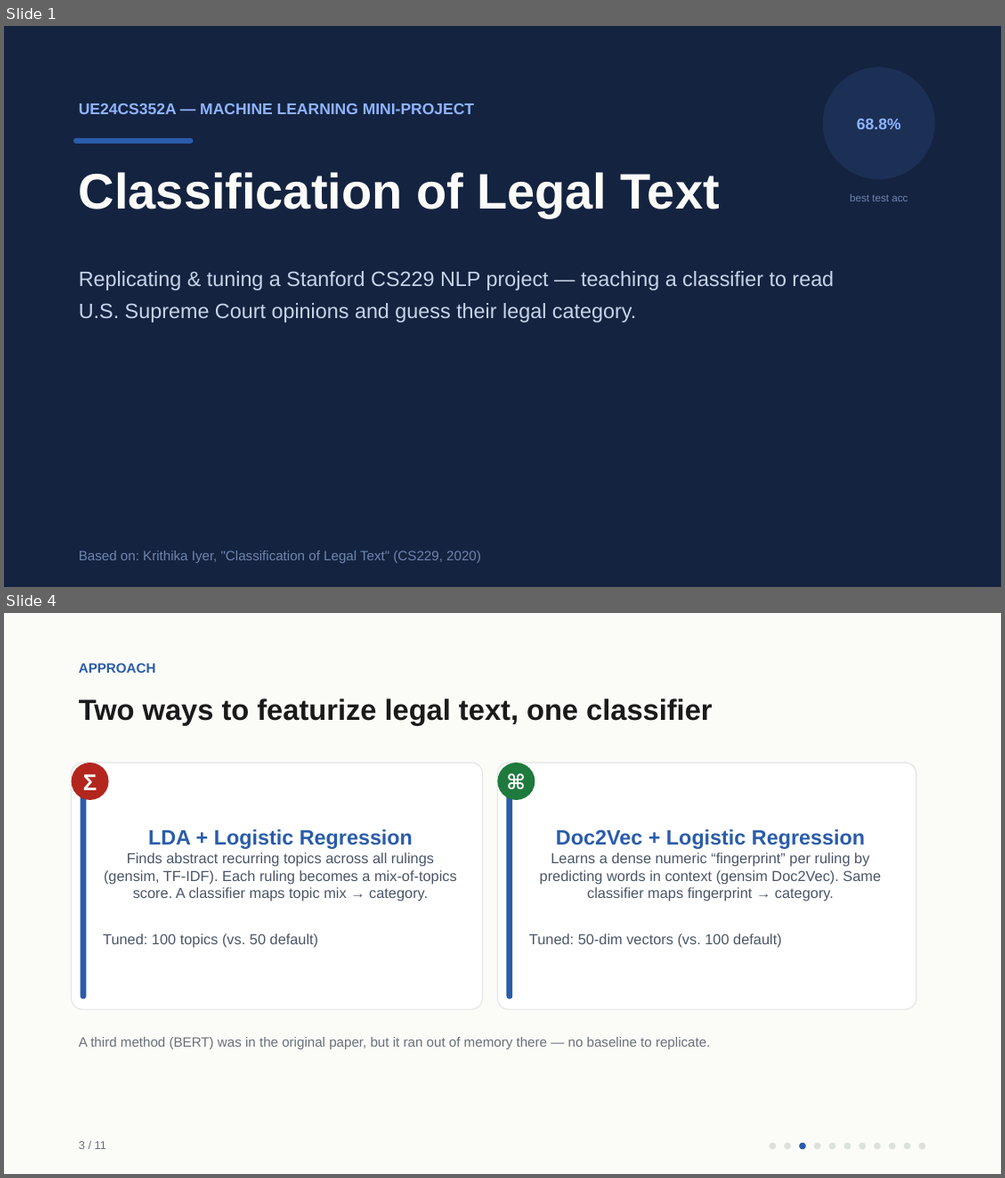
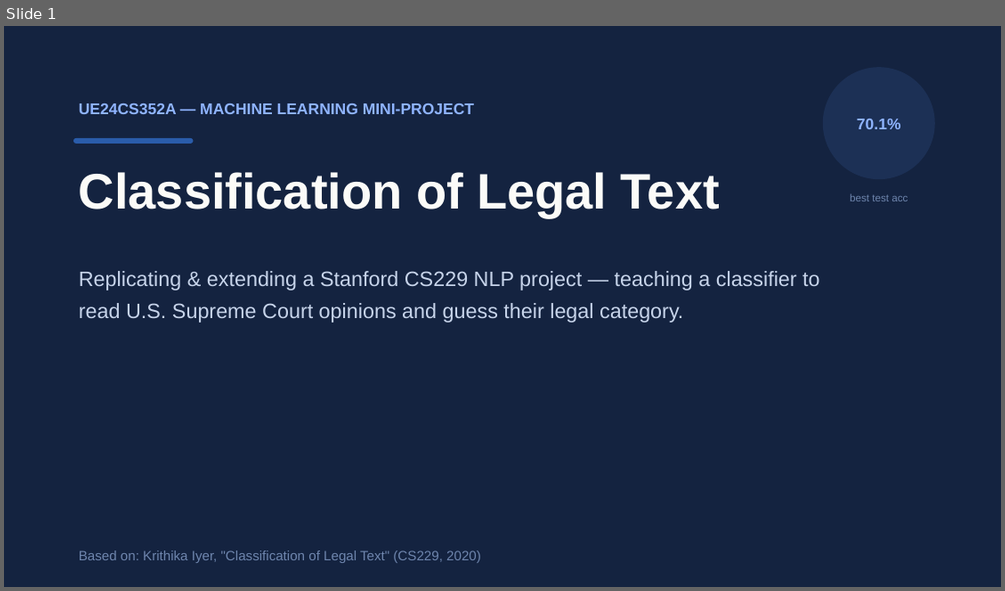
Before and after one commit to amogh-herle/ML-MINI-PROJECT, a slide deck: report/slides.pptx. Shown one above the other, each under a label of ours: slides 1 and 4 before the commit, slide 1 after it; the slides between them are not shown. The pictures are 1005x1178 and 1005x591 pixels, drawn with LibreOffice and Linux fonts; fonts in the diff are those of the drawing. Boxes give left, top, right and bottom in pixels: in the first picture for what was removed or moved away, otherwise in the second. Text is boxed around its words. In the diff, an @@ line names an element or a change of style, - is before the commit and + after.

```diff
--- a/report/slides.pptx
+++ b/report/slides.pptx
@@ slide 4 removed at (x1=4, y1=613, x2=1001, y2=1174), background #FFFFFF @@
@@ rectangle removed at (x1=4, y1=613, x2=1001, y2=1174) @@
@@ text removed at (x1=79, y1=663, x2=156, y2=673) @@
-APPROACH
@@ text removed at (x1=79, y1=698, x2=712, y2=725) @@
-Two ways to featurize legal text, one classifier
@@ rounded rectangle removed at (x1=72, y1=763, x2=483, y2=1009) @@
-LDA + Logistic Regression
-Finds abstract recurring topics across all rulings (gensim, TF-IDF). Each ruling becomes a mix-of-topics score. A classifier maps topic mix → category.
-Tuned: 100 topics (vs. 50 default)
@@ ellipse removed at (x1=72, y1=763, x2=109, y2=800) @@
-Σ
@@ rounded rectangle removed at (x1=498, y1=763, x2=916, y2=1009) @@
-Doc2Vec + Logistic Regression
-Learns a dense numeric “fingerprint” per ruling by predicting words in context (gensim Doc2Vec). Same classifier maps fingerprint → category.
-Tuned: 50-dim vectors (vs. 100 default)
@@ ellipse removed at (x1=498, y1=763, x2=535, y2=800) @@
-⌘
@@ rounded rectangle removed at (x1=81, y1=773, x2=86, y2=999) @@
@@ rounded rectangle removed at (x1=507, y1=773, x2=512, y2=999) @@
@@ text removed at (x1=79, y1=1037, x2=710, y2=1049) @@
-A third method (BERT) was in the original paper, but it ran out of memory there — no baseline to replicate.
@@ text removed at (x1=79, y1=1141, x2=106, y2=1149) @@
-3 / 11
@@ ellipse removed at (x1=769, y1=1143, x2=776, y2=1149) @@
@@ ellipse removed at (x1=784, y1=1143, x2=791, y2=1149) @@
@@ ellipse removed at (x1=799, y1=1143, x2=806, y2=1149) @@
@@ ellipse removed at (x1=814, y1=1143, x2=821, y2=1149) @@
@@ ellipse removed at (x1=829, y1=1143, x2=835, y2=1149) @@
@@ ellipse removed at (x1=844, y1=1143, x2=850, y2=1149) @@
@@ ellipse removed at (x1=858, y1=1143, x2=866, y2=1149) @@
@@ ellipse removed at (x1=874, y1=1143, x2=881, y2=1149) @@
@@ ellipse removed at (x1=889, y1=1143, x2=896, y2=1149) @@
@@ ellipse removed at (x1=904, y1=1143, x2=910, y2=1149) @@
@@ ellipse removed at (x1=919, y1=1143, x2=925, y2=1149) @@
@@ slide 1 changed as well @@
@@ text in ellipse at (x1=857, y1=119, x2=901, y2=129): text changed @@
-68.8%
+70.1%
@@ text at (x1=79, y1=271, x2=819, y2=322): text changed @@
-Replicating & tuning a Stanford CS229 NLP project — teaching a classifier to read U.S. Supreme Court opinions and guess their legal category.
+Replicating & extending a Stanford CS229 NLP project — teaching a classifier to read U.S. Supreme Court opinions and guess their legal category.
```
Also in this commit, not shown: 7 other slides changed, 7 slides added, 3 other slides removed, 37 other files.
